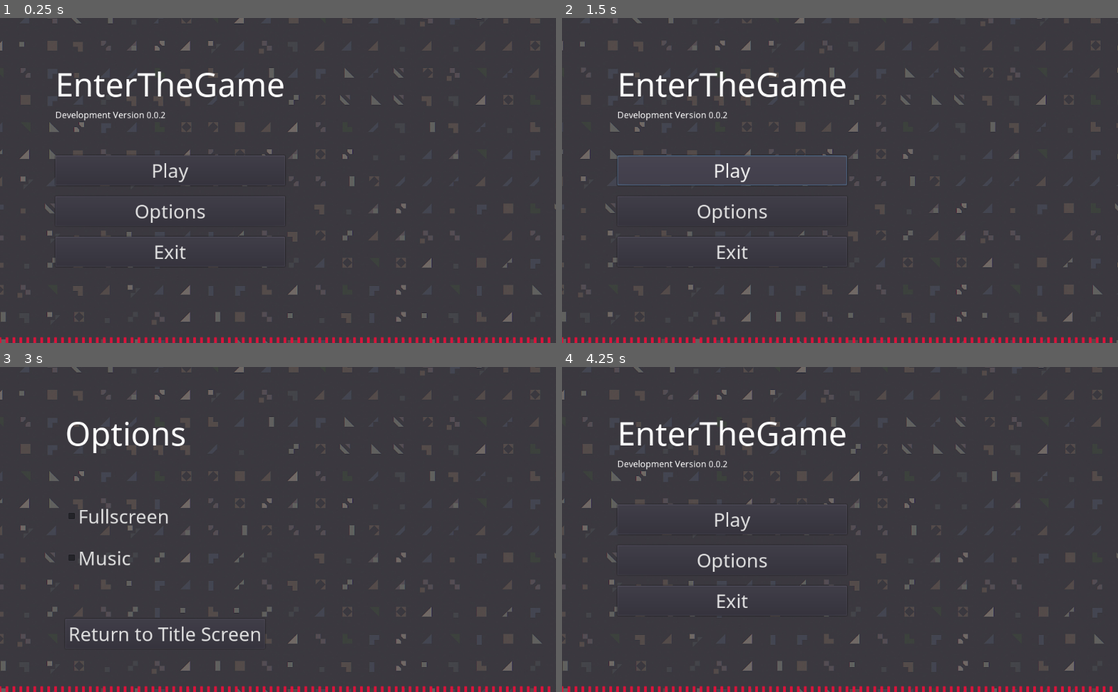
Above: before the commit, frames 1-4 (two rows, left to right).
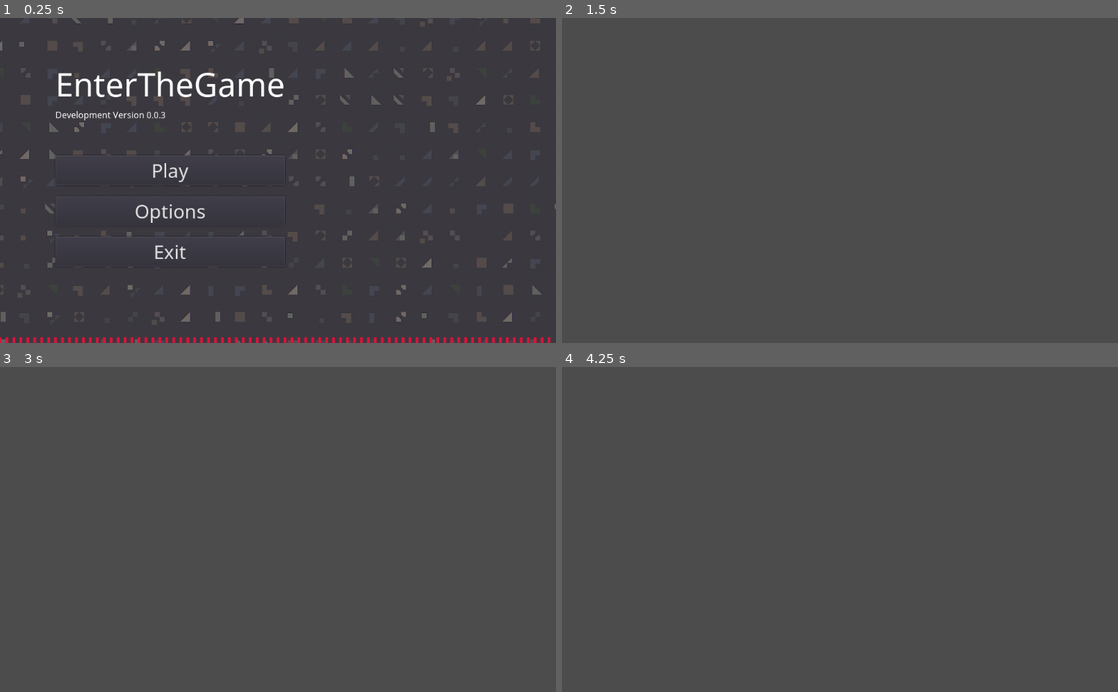
Above: after the commit, the same moments.

Repository: NuceSoftware/EnterTheGame
Game: Godot game, scene res://Scenes/titleScreen.tscn
Two runs of this game, one before a commit and one after it. Both use one fixed random seed, a clock stepped at 60 frames per second and the inputs below.
Inputs (mouse positions are in pixels of both pictures, inside the frame that each line leads up to):
- Up to frame 1 (0.25 s): no input
- Up to frame 2 (1.5 s): click "Play" at 0.5 s; click (734, 170) at 1.25 s, where only the run before the commit has a clickable "Play"
- Up to frame 3 (3 s): click (172, 519) at 2 s, where only the run before the commit has a clickable "Play"; click (172, 558) at 2.75 s, where only the run before the commit has a clickable "Options"
- Up to frame 4 (4.25 s): click (728, 633) at 3.5 s, where only the run before the commit has a clickable "Return to Title Screen"

The runs differ from the first frame. In frame 1, less than 0.1% of the frame differs, in the area x 29-30%, y 29-31%; in frame 2, 4.1%, in the area x 0-100%, y 0-100%; in frame 3, 3.4%; in frame 4, 4.0%.

Commit message:
Implement music checkbox
Signed-off-by: Daniel Pavela <daniel.pavela@gmail.com>

Diff:
--- /dev/null
+++ b/Scenes/Levels/levelOne.tscn
@@ -0,0 +1,7 @@
+[gd_scene load_steps=2 format=2]
+
+[sub_resource type="TileSet" id=1]
+
+[node name="TileMap" type="TileMap"]
+tile_set = SubResource( 1 )
+format = 1
--- a/Scenes/optionsMenu.tscn
+++ b/Scenes/optionsMenu.tscn
@@ -1,9 +1,10 @@
-[gd_scene load_steps=8 format=2]
+[gd_scene load_steps=9 format=2]
 
 [ext_resource path="res://Fonts/NotoSans/NotoSans-Regular.ttf" type="DynamicFontData" id=1]
 [ext_resource path="res://Scenes/dynamicBackground.tscn" type="PackedScene" id=2]
 [ext_resource path="res://Scripts/UI/returnToTitle.gd" type="Script" id=3]
 [ext_resource path="res://Scripts/UI/fullscreenCheck.gd" type="Script" id=4]
+[ext_resource path="res://Scripts/UI/musicToggle.gd" type="Script" id=5]
 
 [sub_resource type="DynamicFont" id=1]
 size = 60
@@ -66,8 +67,10 @@
 margin_right = 368.0
 margin_bottom = 214.0
 custom_fonts/font = SubResource( 2 )
+pressed = true
 text = "Music"
 flat = true
+script = ExtResource( 5 )
 
 [node name="Button" type="Button" parent="HBoxContainer/VBoxContainer"]
 margin_top = 385.0
--- a/Scenes/titleScreen.tscn
+++ b/Scenes/titleScreen.tscn
@@ -1,7 +1,8 @@
-[gd_scene load_steps=8 format=2]
+[gd_scene load_steps=9 format=2]
 
 [ext_resource path="res://Fonts/NotoSans/NotoSans-Regular.ttf" type="DynamicFontData" id=1]
 [ext_resource path="res://Scripts/UI/Exit.gd" type="Script" id=2]
+[ext_resource path="res://Scripts/UI/playButton.gd" type="Script" id=3]
 [ext_resource path="res://Scenes/dynamicBackground.tscn" type="PackedScene" id=5]
 [ext_resource path="res://Scripts/UI/Options.gd" type="Script" id=6]
 
@@ -48,7 +49,7 @@
 margin_right = 423.0
 margin_bottom = 110.0
 custom_fonts/font = SubResource( 3 )
-text = "Development Version 0.0.2"
+text = "Development Version 0.0.3"
 __meta__ = {
 "_edit_use_anchors_": false
 }
@@ -67,6 +68,7 @@
 margin_bottom = 115.0
 custom_fonts/font = SubResource( 2 )
 text = "Play"
+script = ExtResource( 3 )
 
 [node name="Options" type="Button" parent="HBoxContainer/VBoxContainer/MenuOptions"]
 margin_top = 135.0
--- /dev/null
+++ b/Scripts/UI/musicToggle.gd
@@ -0,0 +1,4 @@
+extends CheckBox
+
+func _toggled(state):
+	get_node("/root/AudioManager/").playing = state
--- /dev/null
+++ b/Scripts/UI/playButton.gd
@@ -0,0 +1,6 @@
+extends Button
+
+# Called when the button attached to this script is pressed
+func _pressed():
+	get_tree().change_scene("res://Scenes/Levels/levelOne.tscn")
+	get_node("/root/AudioManager/Visualiser").hide()
Binary file added: Sprites/placeholder.png
Not shown, added: Sprites/placeholder.png.import
